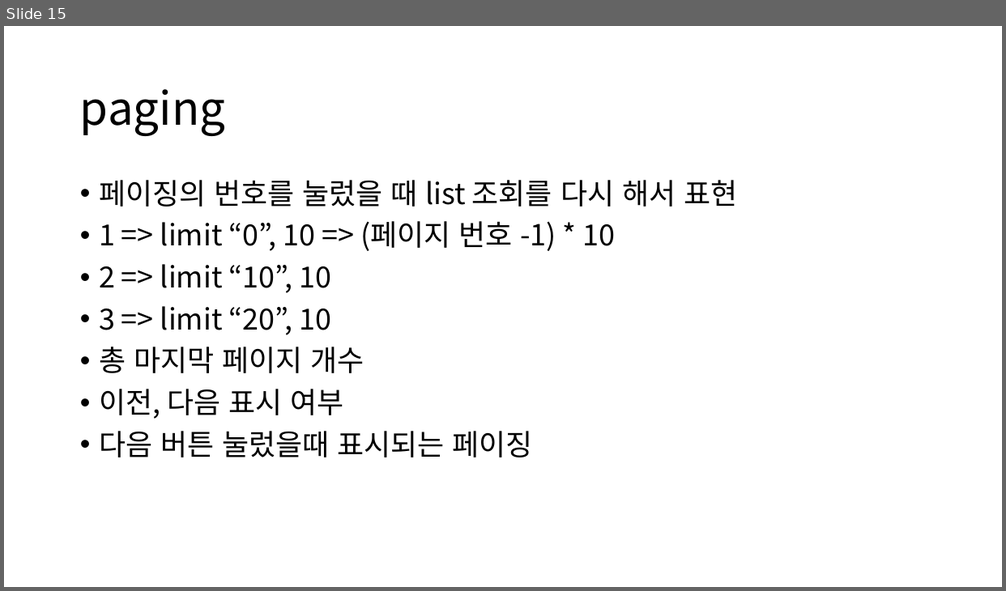
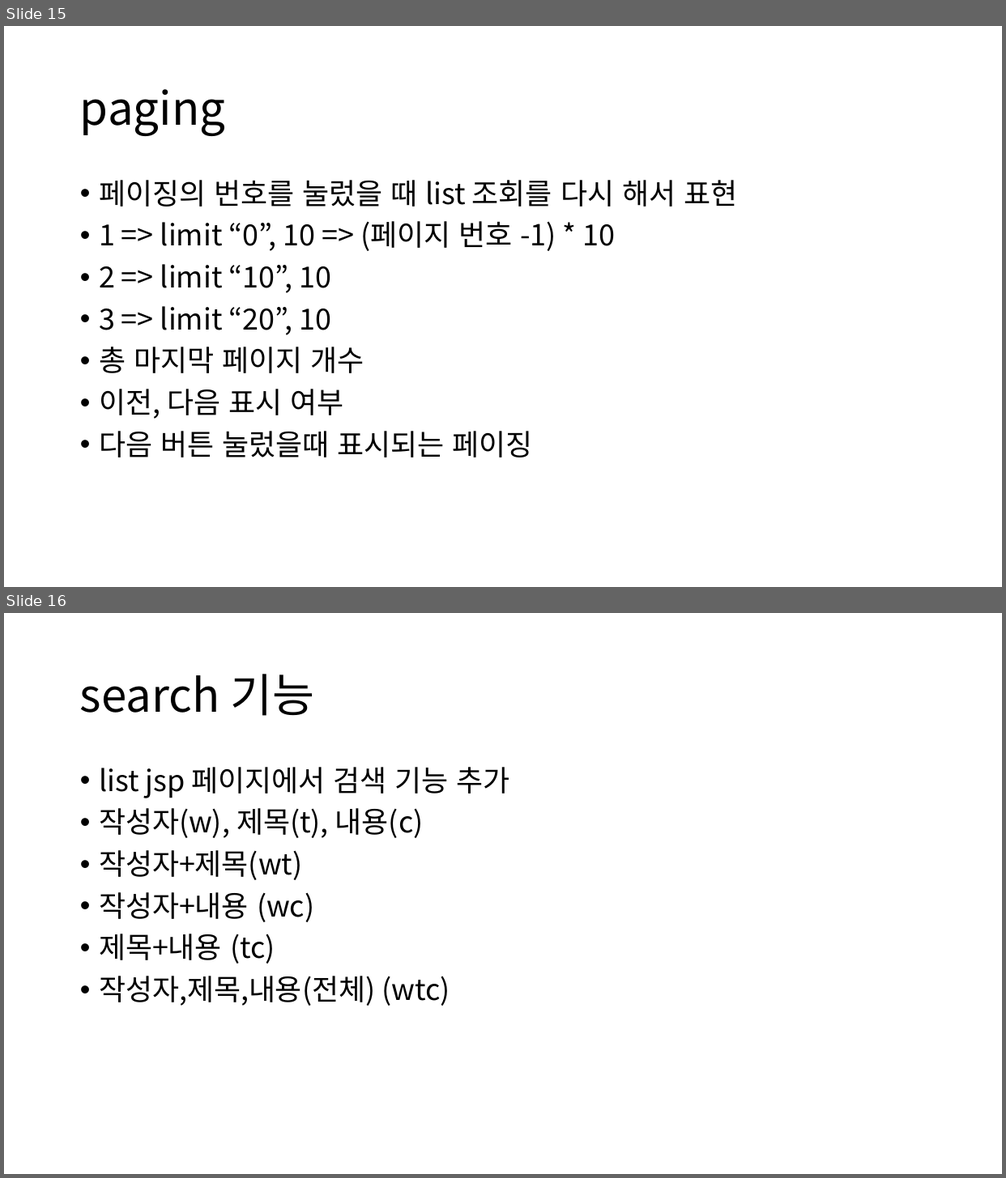
Before and after one commit to kimmustard/ezenBoradMember, a slide deck: Servlet게시판만들기.pptx. Shown one above the other, each under a label of ours: slide 15 before the commit, slides 15 and 16 after it. The pictures are 1006x591 and 1006x1178 pixels, drawn with LibreOffice and Linux fonts; fonts in the diff are those of the drawing. Boxes give left, top, right and bottom in pixels: in the first picture for what was removed or moved away, otherwise in the second. Text is boxed around its words. In the diff, an @@ line names an element or a change of style, - is before the commit and + after.

```diff
--- a/Servlet게시판만들기.pptx
+++ b/Servlet게시판만들기.pptx
@@ slide 16 added at (4,613,1002,1174), background #FFFFFF @@
@@ title added at (80,674,315,716), 44 pt, text #000000 @@
+search 기능
@@ text added at (99,767,510,1006), 28 pt, text #000000 @@
+• list jsp 페이지에서 검색 기능 추가
+• 작성자(w), 제목(t), 내용(c)
+• 작성자+제목(wt)
+• 작성자+내용 (wc)
+• 제목+내용 (tc)
+• 작성자,제목,내용(전체) (wtc)
```
Also in this commit, not shown: 3 other slides added, 1 other file.
